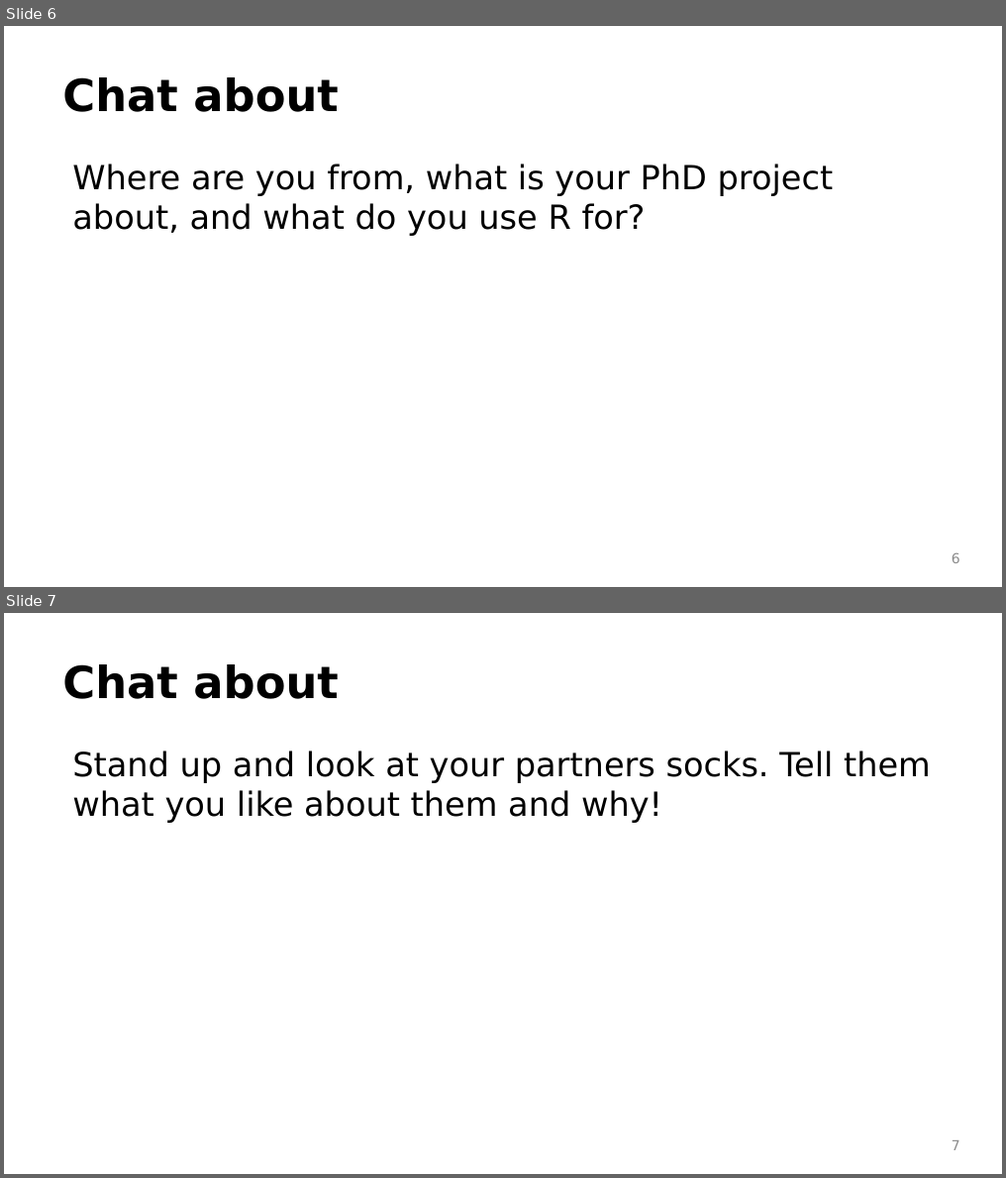
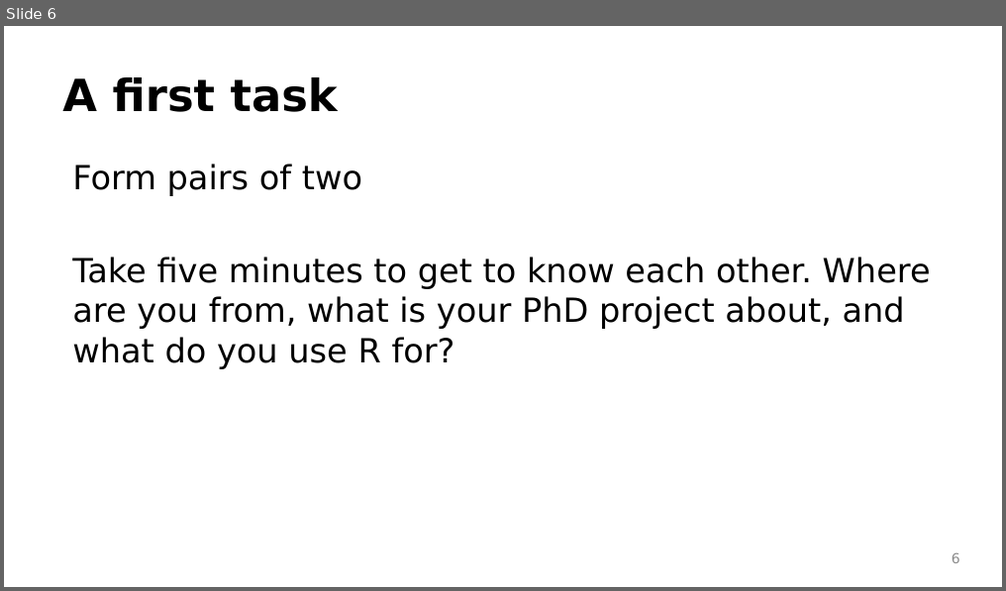
Before and after one commit to idiv-biodiversity/yDiv_building_packages_Rstudio_GitHub, a slide deck: introduction.pptx. Shown one above the other, each under a label of ours: slides 6 and 7 before the commit, slide 6 after it. The pictures are 1006x1178 and 1006x591 pixels, drawn with LibreOffice and Linux fonts; fonts in the diff are those of the drawing; background and template pictures are left out. Boxes give left, top, right and bottom in pixels: in the first picture for what was removed or moved away, otherwise in the second. Text is boxed around its words. In the diff, an @@ line names an element or a change of style, - is before the commit and + after.

```diff
--- a/introduction.pptx
+++ b/introduction.pptx
@@ slide 7 removed at [4, 613, 1002, 1174], background picture (left out) @@
@@ text removed at [62, 664, 338, 699] @@
-Chat about
@@ text removed at [72, 751, 931, 823] @@
-Stand up and look at your partners socks. Tell them what you like about them and why!
@@ page number removed at [951, 1141, 960, 1151] @@
-7
@@ slide 6 changed as well @@
@@ text at [62, 77, 338, 112]: text changed @@
-Chat about
+A first task
@@ text at [72, 164, 931, 370]: text changed @@
-Where are you from, what is your PhD project about, and what do you use R for?
+Form pairs of two
+Take five minutes to get to know each other. Where are you from, what is your PhD project about, and what do you use R for?
```
Also in this commit, not shown: 5 other slides changed, 2 slides added, 2 other slides removed, 5 other files.
